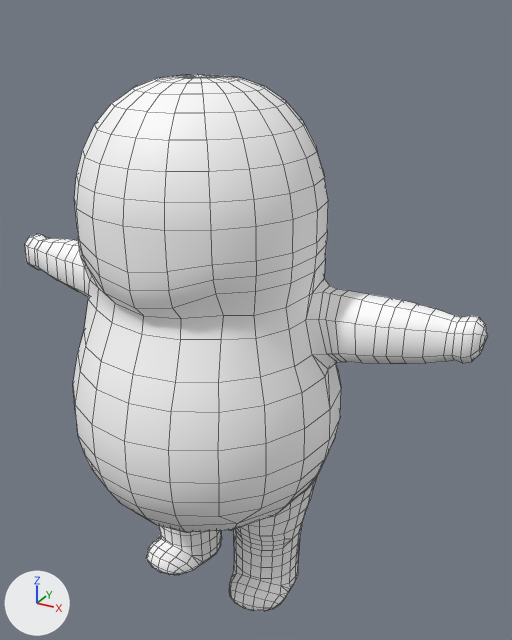
An edit to the FBX model Assets/Models/Cody Animated.fbx, drawn before and after from the same camera.
Rendered twice from a 50 mm lens placed at (0.822, -1.258, 1.427), pointed at (0.089, 0.075, 0.761). Every picture has the same lights, and +X, +Y and +Z are marked at lower left. Mesh edges are drawn as thin lines. Where no turn or scale is listed for an object, it has been applied to the vertices.
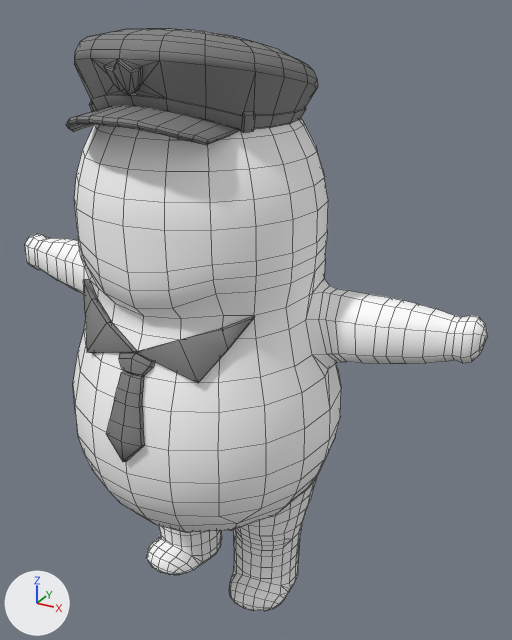
What differs and where, as boxes (x1, y1, x2, y2) in the pictures (512 x 640 px):
'polySurface7', reshaped (9% taller): before (25, 74, 488, 611); after (25, 28, 488, 611)
part 1 of me_mesh, added: after (74, 28, 318, 132)
part 2 of me_mesh, added: after (66, 105, 240, 145)
part 3 of me_mesh, added: after (106, 352, 155, 462)
part 4 of me_mesh, added: after (83, 280, 255, 383)

What changed in the scene script:
```text
Add mat_blinn1:
    mat_blinn1 = principled_material('blinn1')
    mat_blinn1.base_color = (0.214, 0.214, 0.214)  # grey #7f7f7f
    mat_blinn1.roughness = 0.749
Change me_mesh:
    used by ob_polysurface7; location = (0.0, 0.0, 0.0)
    remove me_mesh.from_pydata(...)  # 1312 vertices, 1376 faces; spans x -0.611..0.611, y -0.317..0.317, z 0.003..1.303
    add me_mesh.from_pydata(...)  # 1715 vertices, 1766 faces; spans x -0.611..0.611, y -0.327..0.317, z 0.003..1.394
    me_mesh part 1: a new loose piece of 269 vertices spanning x -0.242..0.242, y -0.251..0.23, z 1.223..1.394, in mat_blinn1 (grey #808080)
    me_mesh part 2: a new loose piece of 69 vertices spanning x -0.164..0.164, y -0.304..-0.099, z 1.212..1.27, in mat_blinn1 (grey #808080)
    me_mesh part 3: a new loose piece of 42 vertices spanning x -0.045..0.045, y -0.327..-0.252, z 0.575..0.8, in mat_blinn1 (grey #808080)
    me_mesh part 4: a new loose piece of 23 vertices spanning x -0.215..0.215, y -0.265..-0.147, z 0.757..0.883, in mat_blinn1 (grey #808080)
    add me_mesh.materials.append(mat_blinn1)  # grey #7f7f7f
```
